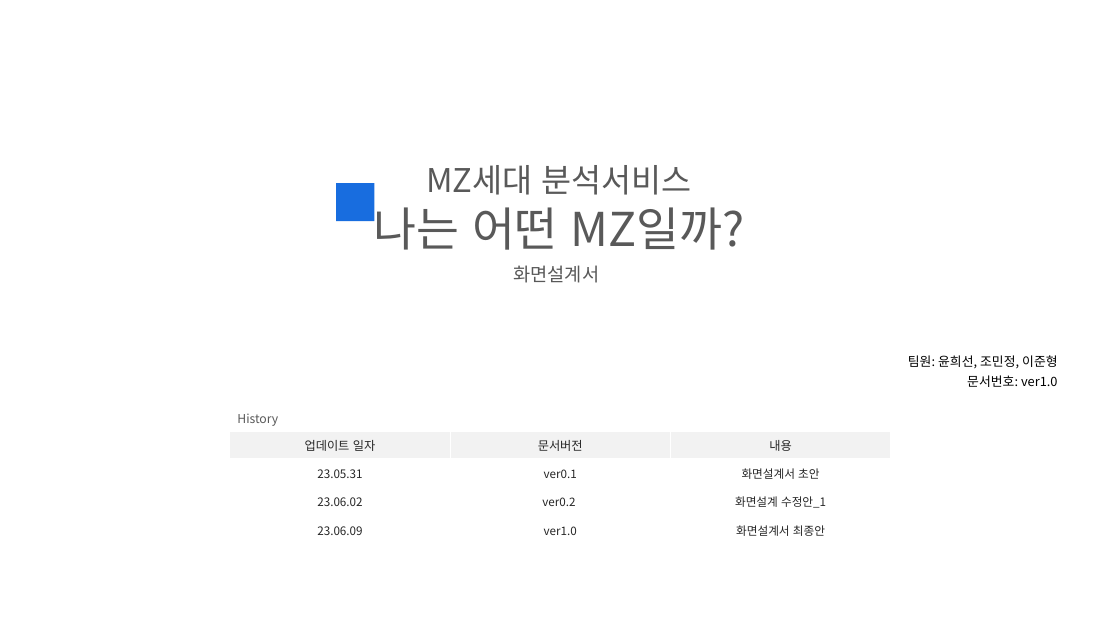
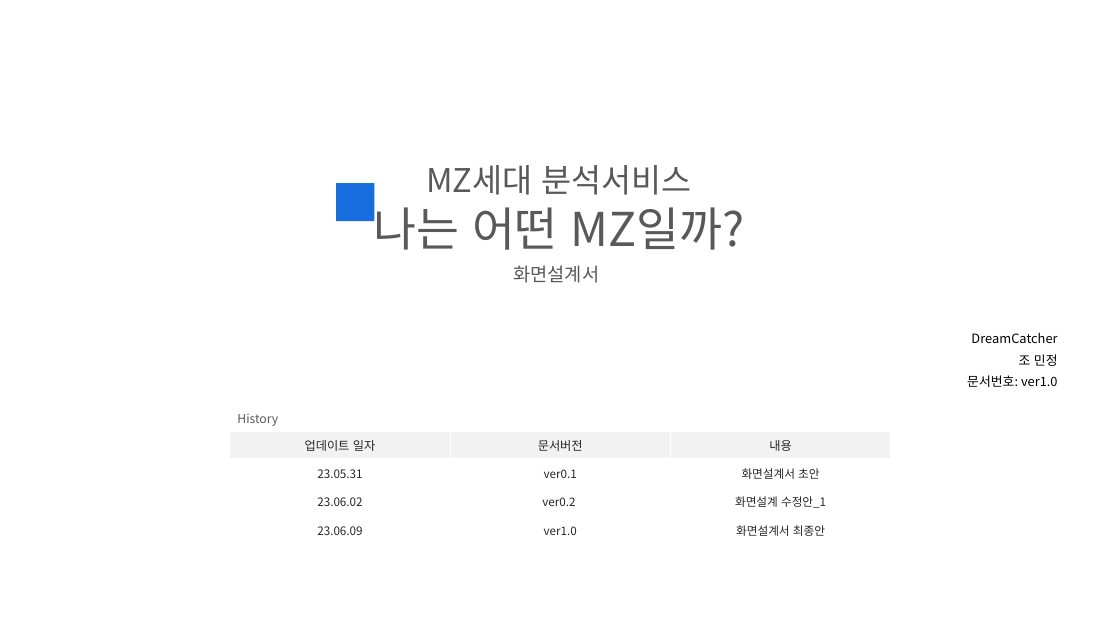
Before and after one commit to jomiinjung/project_DreamCatcher, a slide deck: slide 1 of 프로젝트 화면설계서_조민정_ver1.0.pptx. Drawn at 1120x630 pixels with LibreOffice and Linux fonts; fonts in the diff are those of the drawing. Boxes give left, top, right and bottom in pixels: in the first picture for what was removed or moved away, otherwise in the second. Text is boxed around its words. In the diff, an @@ line names an element or a change of style, - is before the commit and + after.

```diff
--- a/프로젝트 화면설계서_조민정_ver1.0.pptx
+++ b/프로젝트 화면설계서_조민정_ver1.0.pptx
@@ text added at bbox=[971, 332, 1057, 343], 11 pt, text #000000 @@
+DreamCatcher
@@ text at bbox=[1019, 354, 1058, 366]: text changed @@
-팀원: 윤희선, 조민정, 이준형
+조 민정
```
Also in this commit, not shown: 5 other slides changed, 4 slides added.
